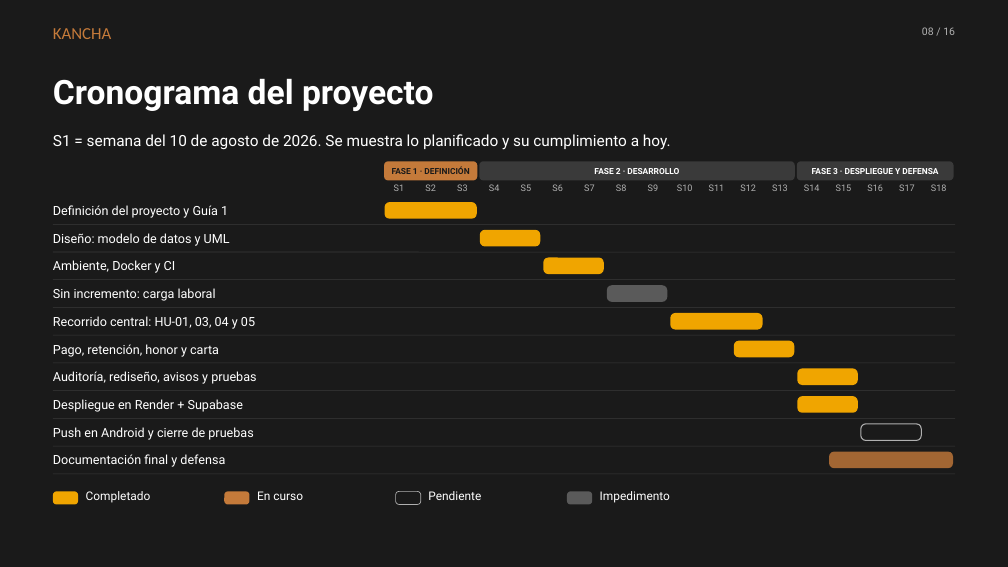
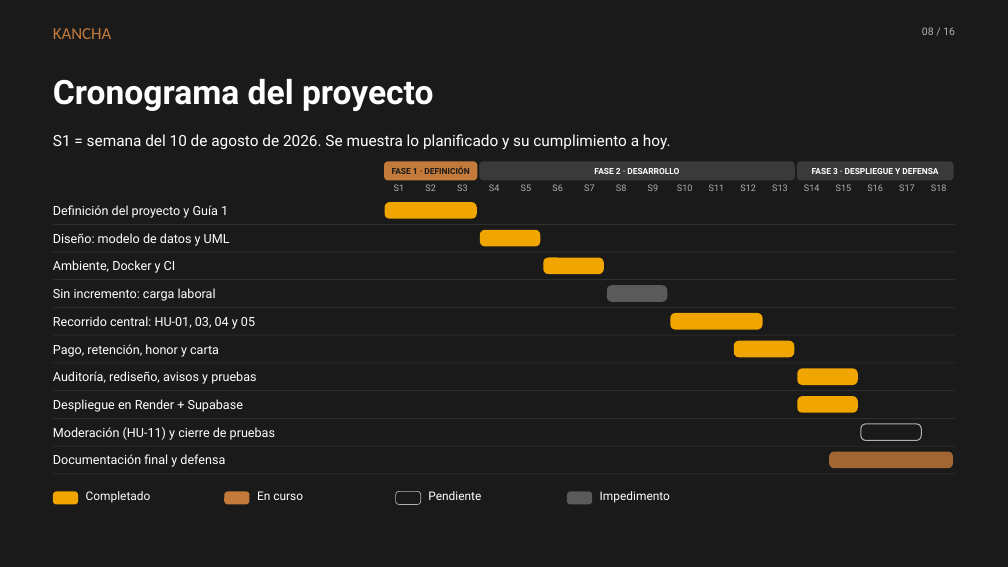
Before and after one commit to avenaaaa/KANCHA, a slide deck: slide 8 of fase-2-desarrollo/entrega/3-presentacion/Kancha_Presentacion_Fase2.pptx. Drawn at 1008x567 pixels with LibreOffice and Linux fonts; fonts in the diff are those of the drawing. Boxes give left, top, right and bottom in pixels: in the first picture for what was removed or moved away, otherwise in the second. Text is boxed around its words. In the diff, an @@ line names an element or a change of style, - is before the commit and + after.

```diff
--- a/fase-2-desarrollo/entrega/3-presentacion/Kancha_Presentacion_Fase2.pptx
+++ b/fase-2-desarrollo/entrega/3-presentacion/Kancha_Presentacion_Fase2.pptx
@@ text at <box>53,427,275,440</box>: text changed @@
-Push en Android y cierre de pruebas
+Moderación (HU-11) y cierre de pruebas
```
Also in this commit, not shown: 4 other slides changed, 4 other files.
